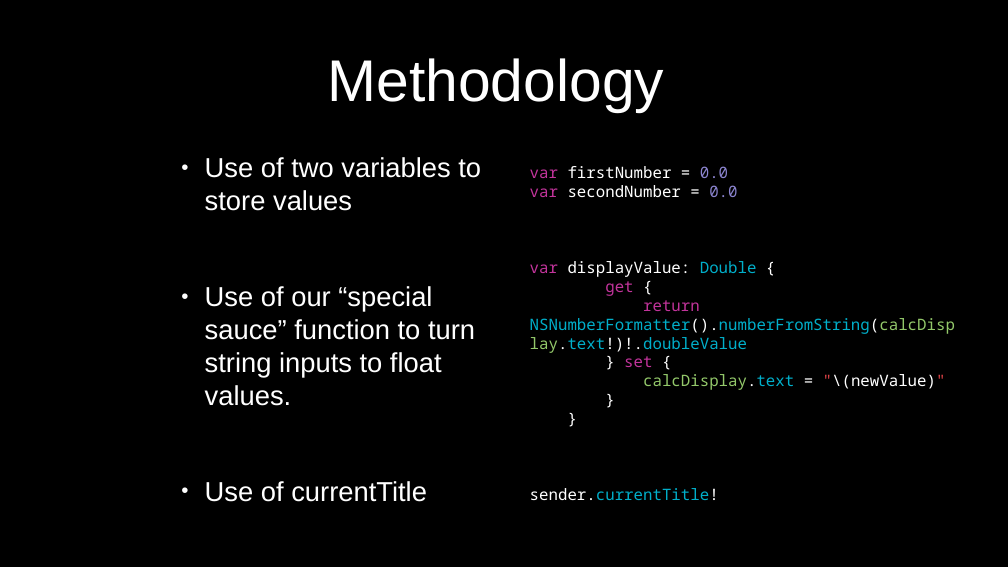
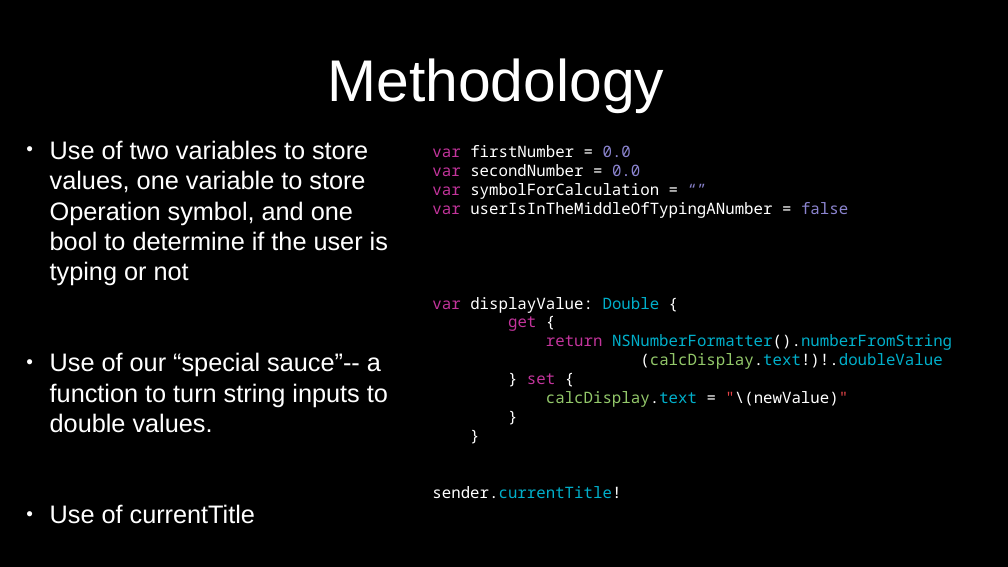
Before and after one commit to codedre/Midterm, a slide deck: slide 2 of Calculator Midterm/midterm_powerpoint.pptx. Drawn at 1008x567 pixels with LibreOffice and Linux fonts; fonts in the diff are those of the drawing. Boxes give left, top, right and bottom in pixels: in the first picture for what was removed or moved away, otherwise in the second. Text is boxed around its words. In the diff, an @@ line names an element or a change of style, - is before the commit and + after.

Commit message:
Updated powerpoint

```diff
--- a/Calculator Midterm/midterm_powerpoint.pptx
+++ b/Calculator Midterm/midterm_powerpoint.pptx
@@ text "Use of two variables to ...": place and size @@
-text "Use of two variables to ..." at <box>205,157,481,502</box>
+text "Use of two variables to ..." at <box>50,140,388,524</box>
@@ text at <box>50,140,388,433</box>: text changed; size 52.1 to 48.2 pt @@
-• Use of two variables to store values
-• Use of our “special sauce” function to turn string inputs to float values.
+• Use of two variables to store values, one variable to store Operation symbol, and one bool to determine if the user is typing or not
+• Use of our “special sauce”-- a function to turn string inputs to double values.
@@ text "var firstNumber = 0.0": place and size @@
-text "var firstNumber = 0.0" at <box>530,166,955,500</box>
+text "var firstNumber = 0.0" at <box>432,145,952,498</box>
@@ text at <box>432,183,848,218</box>: paragraphs added @@
+var symbolForCalculation = “”
+var userIsInTheMiddleOfTypingANumber = false
@@ text at <box>546,334,952,369</box>: text changed @@
-return NSNumberFormatter().numberFromString(calcDisplay.text!)!.doubleValue
+return NSNumberFormatter().numberFromString
+(calcDisplay.text!)!.doubleValue
@@ text at <box>50,504,255,524</box>: size 52.1 to 48.2 pt in "Use of currentTitle" @@
```
Also in this commit, not shown: 1 slide added, 2 other files.
